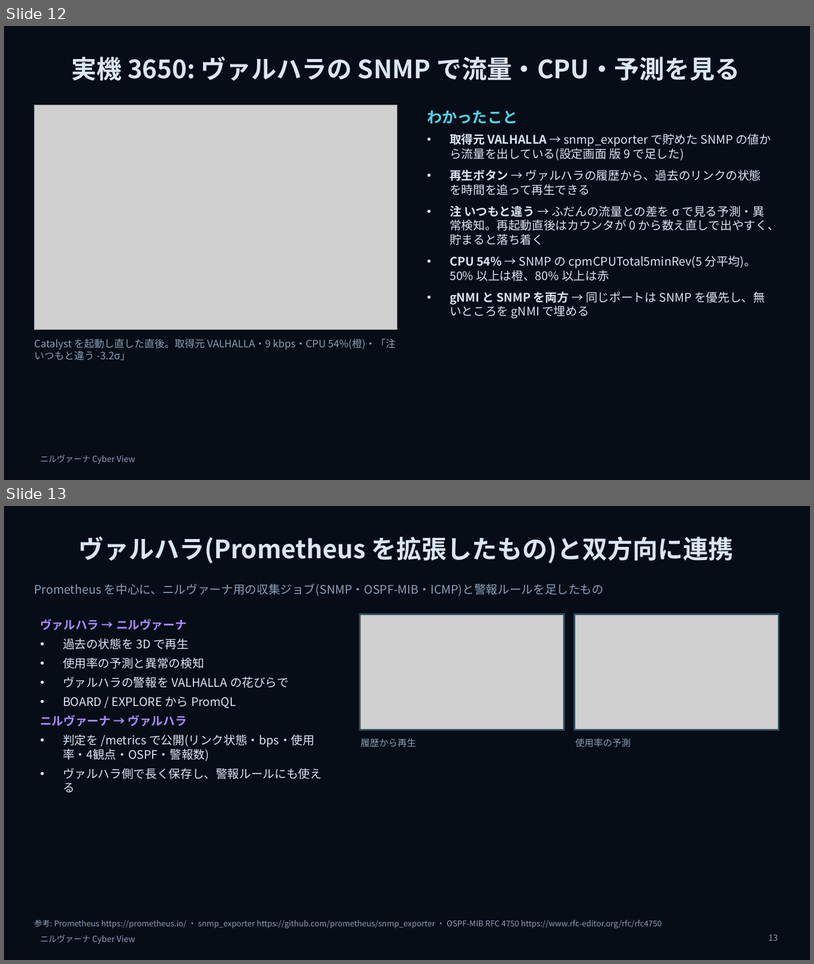
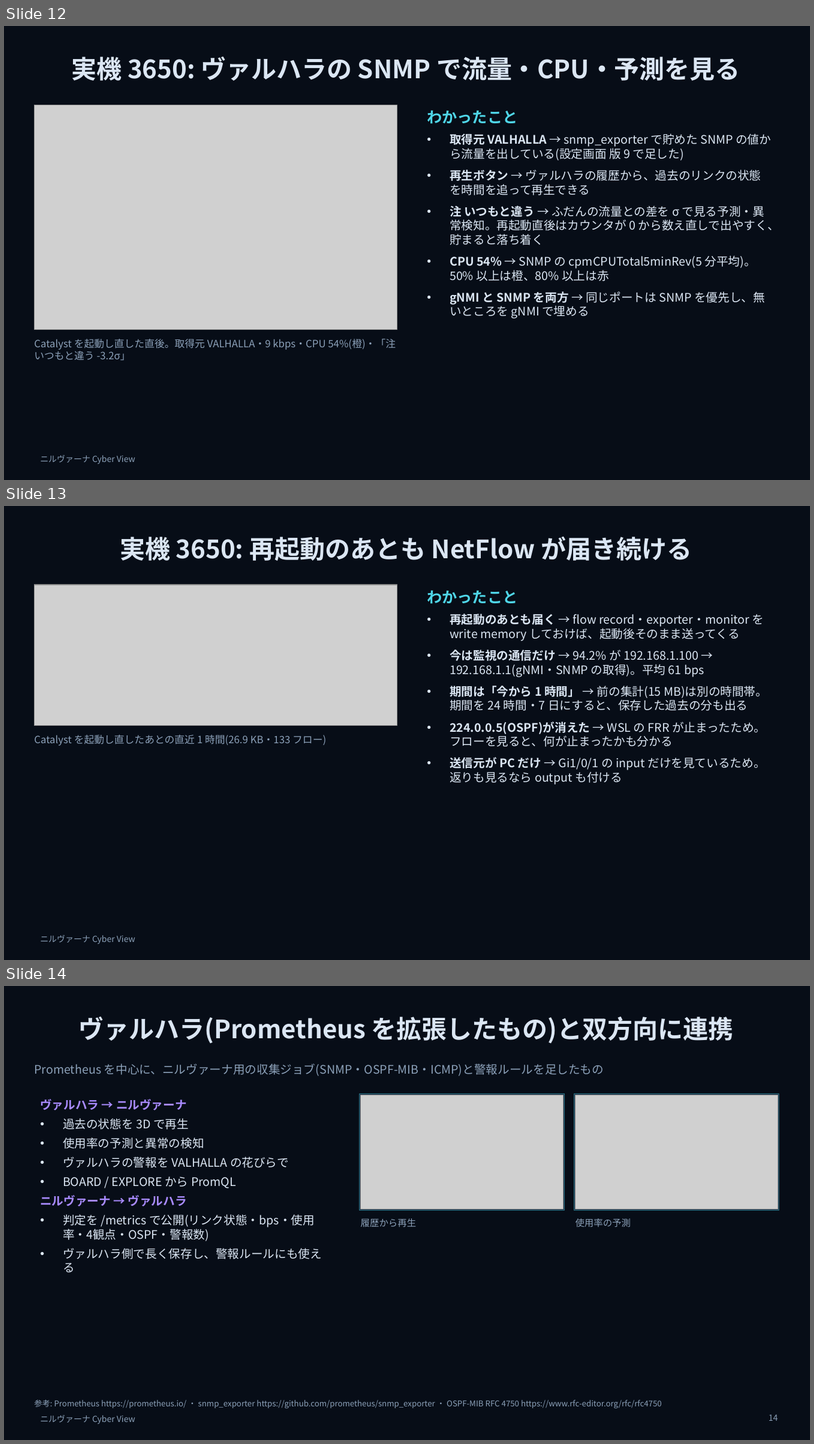
Before and after one commit to w-index-m/nirvana-lab, a slide deck: docs/nirvana-introduction-v2.pptx. Shown one above the other, each under a label of ours: slides 12 and 13 before the commit, slides 12, 13 and 14 after it. The pictures are 814x964 and 814x1444 pixels, drawn with LibreOffice and Linux fonts; fonts in the diff are those of the drawing; grey boxes stand for pictures; background and template pictures are left out. Boxes give left, top, right and bottom in pixels: in the first picture for what was removed or moved away, otherwise in the second. Text is boxed around its words. In the diff, an @@ line names an element or a change of style, - is before the commit and + after.

```diff
--- a/docs/nirvana-introduction-v2.pptx
+++ b/docs/nirvana-introduction-v2.pptx
@@ slide 13 added at [4,506,810,960], background picture (left out); not listed: 1 template element that a slide beside it also shows @@
@@ title added at [120,536,692,561], 30 pt, text #DBE6F3, bold @@
+実機 3650: 再起動のあとも NetFlow が届き続ける
@@ picture added at [34,585,397,726] @@
@@ text added at [427,590,768,784], 14 pt, text #DBE6F3 @@
+わかったこと
+• 再起動のあとも届く → flow record・exporter・monitor を write memory しておけば、起動後そのまま送ってくる
+• 今は監視の通信だけ → 94.2% が 192.168.1.100 → 192.168.1.1(gNMI・SNMP の取得)。平均 61 bps
+• 期間は「今から 1 時間」 → 前の集計(15 MB)は別の時間帯。期間を 24 時間・7 日にすると、保存した過去の分も出る
+• 224.0.0.5(OSPF)が消えた → WSL の FRR が止まったため。フローを見ると、何が止まったかも分かる
+• 送信元が PC だけ → Gi1/0/1 の input だけを見ているため。返りも見るなら output も付ける
@@ text added at [34,735,326,745], 12 pt, text #8BA0B8 @@
+Catalyst を起動し直したあとの直近 1 時間(26.9 KB・133 フロー)
@@ what was slide 13 is now slide 14 @@
@@ page number at [769,1414,779,1420]: text changed @@
-13
+14
```
Also in this commit, not shown: 2 other files.
